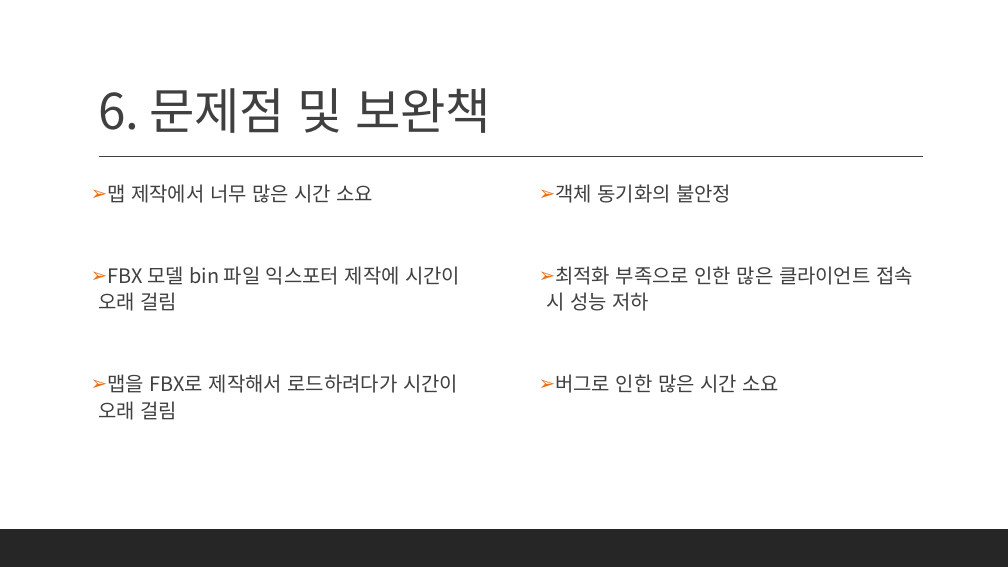
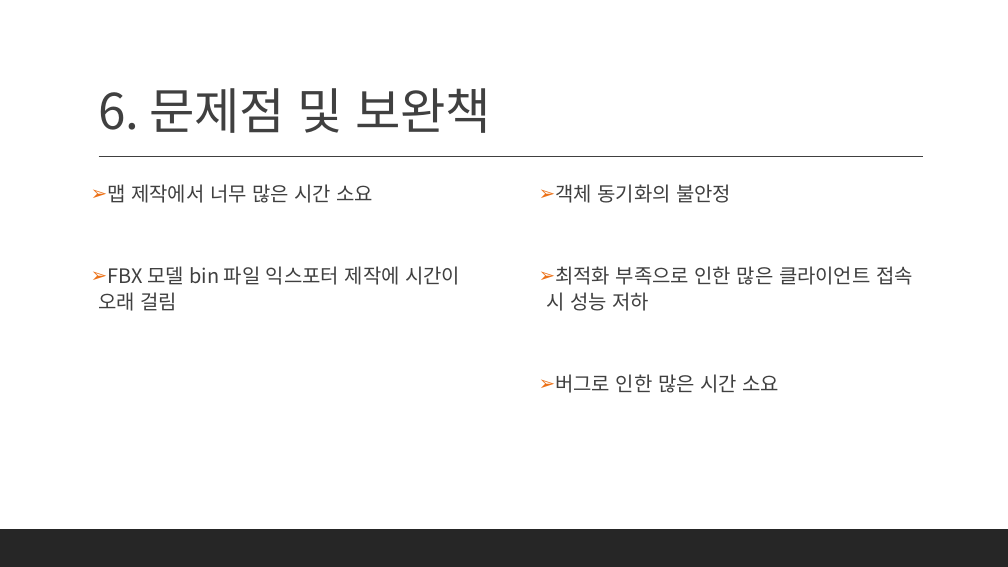
Before and after one commit to seonghj/2021-skyfall, a slide deck: slide 10 of 중간발표 자료/스카이폴-중간발표.pptx. Drawn at 1008x567 pixels with LibreOffice and Linux fonts; fonts in the diff are those of the drawing. Boxes give left, top, right and bottom in pixels: in the first picture for what was removed or moved away, otherwise in the second. Text is boxed around its words. In the diff, an @@ line names an element or a change of style, - is before the commit and + after.

```diff
--- a/중간발표 자료/스카이폴-중간발표.pptx
+++ b/중간발표 자료/스카이폴-중간발표.pptx
@@ text at bbox=[98, 374, 458, 420]: paragraph removed @@
-➢ 맵을 FBX로 제작해서 로드하려다가 시간이 오래 걸림
```
